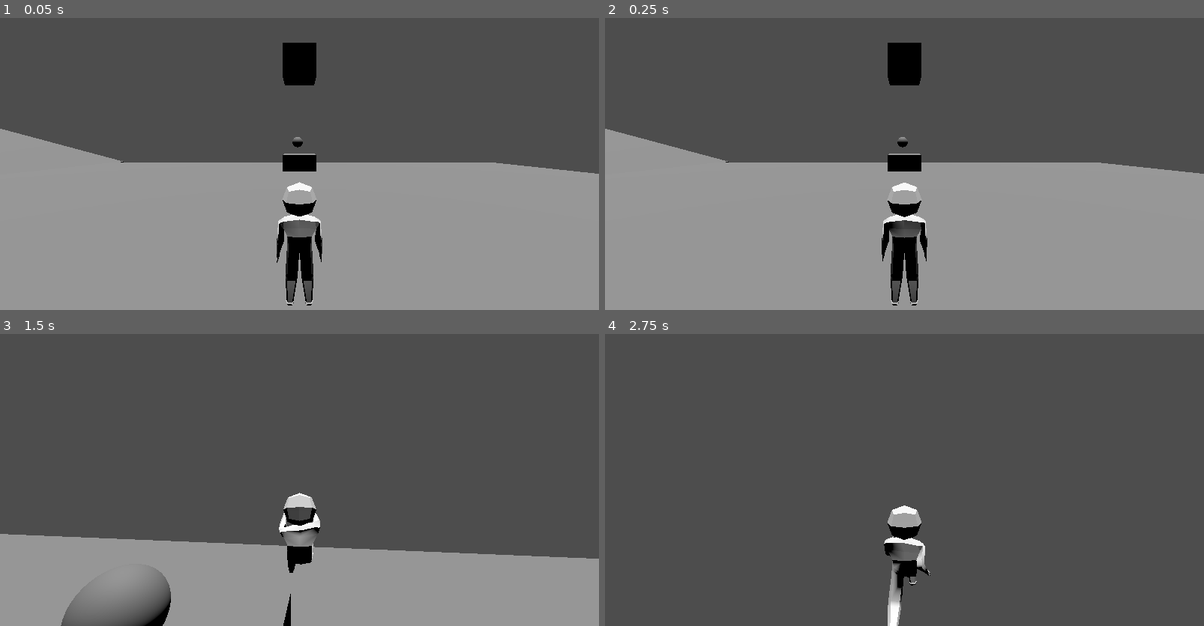
Above: before the commit, frames 1-4 (two rows, left to right).
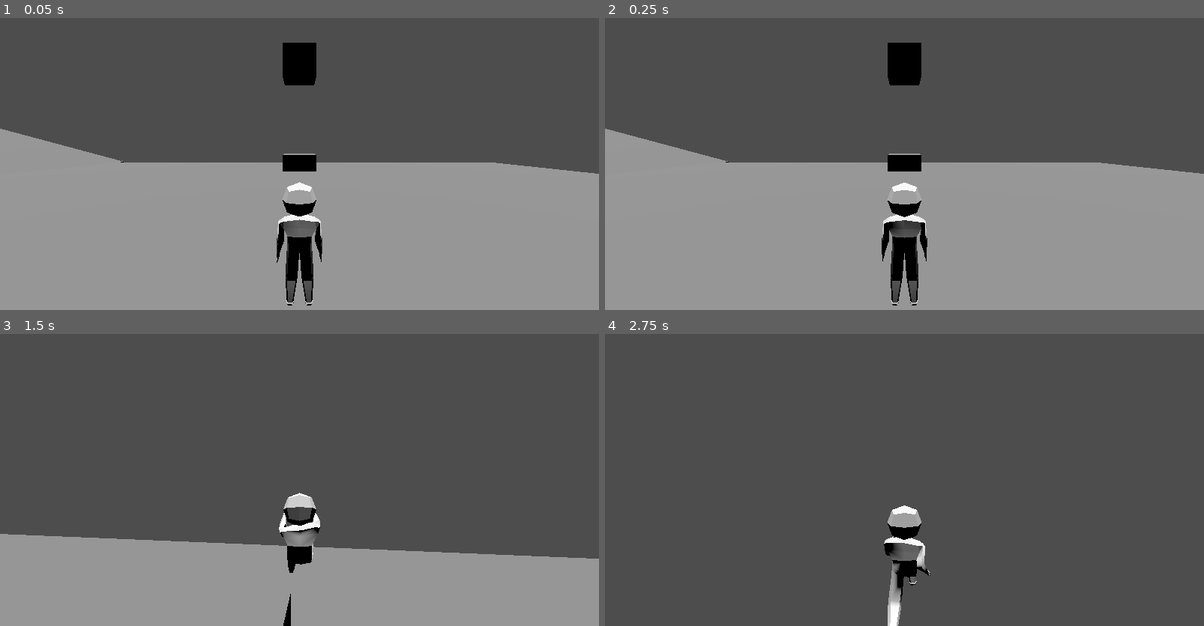
Above: after the commit, the same moments.

Repository: landa03/ProjectRogueKill2ndEd
Game: Godot game, scene res://Levels/TestingGrounds.tscn
The game is run twice, just before and just after one commit, with the same random seed, the same clock (stepped at 60 frames per second) and the same inputs.
Inputs (mouse positions are in pixels of both pictures, inside the frame that each line leads up to):
- Up to frame 1 (0.05 s): no input
- Up to frame 2 (0.25 s): no input
- Up to frame 3 (1.5 s): move the mouse to (329, 456) at 0.52 s; hold W (move_forward) from 0.53 s (still down); tap Space (jump) at 0.77 s; move the mouse to (269, 459) at 1.27 s
- Up to frame 4 (2.75 s): keep holding W (move_forward); tap Space (jump) at 1.52 s; move the mouse to (916, 450) at 2.02 s

The runs differ from the first frame. In frame 1, less than 0.1% of the frame differs, in the area x 48-51%, y 40-45%; in frame 2, less than 0.1%; in frame 3, 1.9%, in the area x 10-29%, y 80-100%; in frame 4, nothing differs.

Commit message:
poco avanse

Diff:
--- a/Components/Projectiles/projectil.gd
+++ b/Components/Projectiles/projectil.gd
@@ -20,7 +20,7 @@
 #TODO : add explosion and its data variables
 #@esport var explosion : Explosion
 
-var parent_weapon
+var parent_weapon : RangedWeapon
 
 func _ready() -> void:
 	forward_vector = -self.get_global_transform_interpolated().basis.z
@@ -53,4 +53,5 @@
 
 func _physics_process(delta: float) -> void:
 	apply_central_force(forward_vector * speed)
+	#apply_central_force(forward_vector * parent_weapon.projectil_speed)
 	#print(forward_vector * speed)
--- a/Components/Weapon/ranged weapon.gd
+++ b/Components/Weapon/ranged weapon.gd
@@ -4,6 +4,8 @@
 @export var projectile_scene : PackedScene
 @export var projectile_instance : Projectil
 @export var projectile_egress : Node3D
+
+var forward_vector : Vector3
 
 @export var projectil_speed : float
 @export var projectil_gravity : float
@@ -18,13 +20,12 @@
 #TODO : add explosion data variables
 
 
-#func _ready() -> void:
-	#projectile_scene
+func _ready() -> void:
+	forward_vector = -self.get_global_transform_interpolated().basis.z
 
 
 func atak():
 	projectile_instance = projectile_scene.instantiate()
-	projectile_instance.initialize()
 	projectile_instance.speed = projectil_speed
 	projectile_instance.gravity = projectil_gravity
 	projectile_instance.forward_vector = projectil_forward_vector
@@ -32,3 +33,5 @@
 	projectile_instance.time_limit = projectil_time_limit
 	projectile_instance.bounce_limit = projectil_bounce_limit
 	projectile_instance.bounce_limit = projectil_bounce_limit
+	projectile_instance.parent_weapon = self
+	projectile_instance.initialize()
--- a/Components/Weapon/ranged weapon.tscn
+++ b/Components/Weapon/ranged weapon.tscn
@@ -10,3 +10,5 @@
 hazard = NodePath("Hazard")
 
 [node name="Hazard" parent="." unique_id=1690427051 instance=ExtResource("3_wn64y")]
+
+[node name="MeshInstance3D" type="MeshInstance3D" parent="." unique_id=488571273]
--- a/Levels/TestingGrounds.tscn
+++ b/Levels/TestingGrounds.tscn
@@ -1,7 +1,6 @@
 [gd_scene format=3 uid="uid://8oipc7kclskg"]
 
 [ext_resource type="PackedScene" uid="uid://brcxr3vj4o027" path="res://Player/Player.tscn" id="1_kkogj"]
-[ext_resource type="PackedScene" uid="uid://cp8clsy7w4fw" path="res://Components/Projectiles/BaseProjectil.tscn" id="2_ekipt"]
 
 [sub_resource type="WorldBoundaryShape3D" id="WorldBoundaryShape3D_4osw0"]
 
@@ -109,7 +108,3 @@
 mesh = SubResource("BoxMesh_ekipt")
 
 [node name="Player" parent="." unique_id=1031037784 instance=ExtResource("1_kkogj")]
-
-[node name="Projectil" parent="." unique_id=118986489 instance=ExtResource("2_ekipt")]
-transform = Transform3D(-1, 0, 8.742278e-08, 0, 1, 0, -8.742278e-08, 0, -1, -0.18266869, 2.6502867, -17.558138)
-time_limit = 60.0
